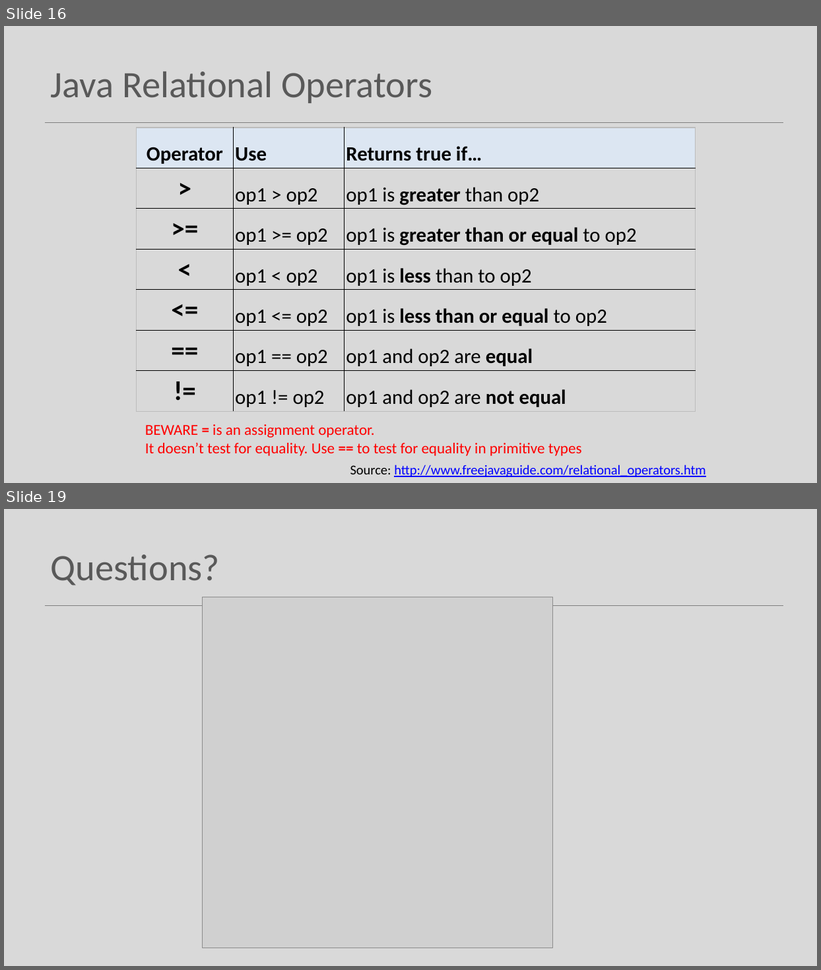
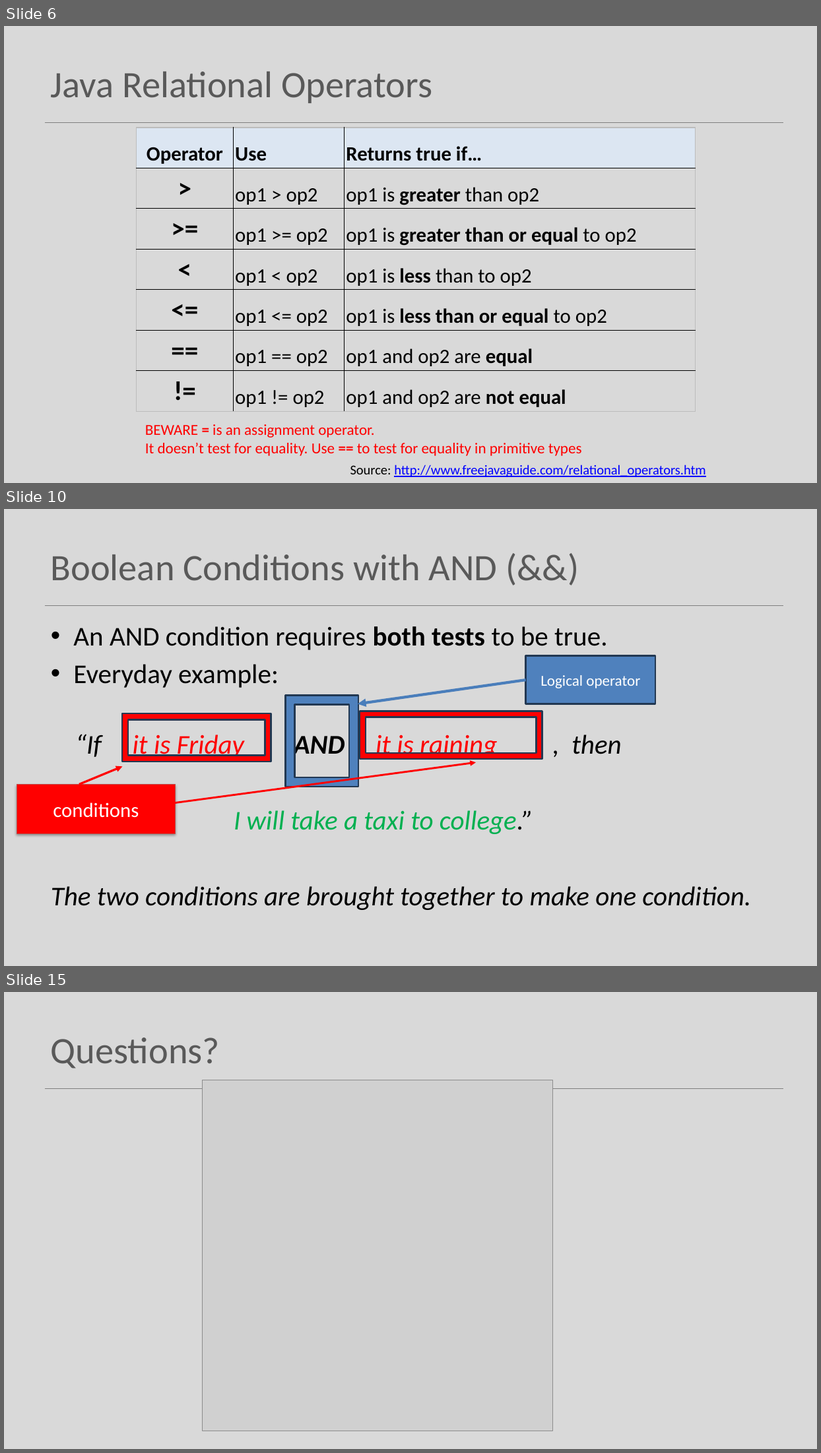
Before and after one commit to Programming-Fundamentals-SETU/prog-fund-1-sept-25, a slide deck: topic04-selection/unit-1/talk-3/c-boolean-cond.pptx. Shown one above the other, each under a label of ours: slides 16 and 19 before the commit, slides 6, 10 and 15 after it; the slides between them are not shown. The pictures are 821x970 and 821x1453 pixels, drawn with LibreOffice and Linux fonts; fonts in the diff are those of the drawing; grey boxes stand for pictures. Boxes give left, top, right and bottom in pixels: in the first picture for what was removed or moved away, otherwise in the second. Text is boxed around its words. In the diff, an @@ line names an element or a change of style, - is before the commit and + after.

```diff
--- a/topic04-selection/unit-1/talk-3/c-boolean-cond.pptx
+++ b/topic04-selection/unit-1/talk-3/c-boolean-cond.pptx
@@ slide 10 added at [4,509,817,966], background #D9D9D9; not listed: 1 template element that a slide beside it also shows @@
@@ title added at [51,555,498,581], 44 pt, text #595959 @@
+Boolean Conditions with AND (&&)
@@ text added at [51,626,751,910], 32 pt, text #000000, italic @@
+• An AND condition requires both tests to be true.
+• Everyday example:
+“If it is Friday AND it is raining , then
+I will take a taxi to college.”
+The two conditions are brought together to make one condition.
@@ rectangle added at [526,656,656,704], fill #4F81BD, outline #233953 2 pt, 18 pt, text #FFFFFF @@
+Logical operator
@@ arrow added from (526, 681) to (358, 704), #4B7EBC 3.25 pt @@
@@ frame added at [286,695,358,787], fill #4F81BD, outline #233953 2 pt @@
@@ frame added at [122,714,271,762], fill #FF0000, outline #233953 2 pt @@
@@ frame added at [360,711,543,759], fill #FF0000, outline #233953 2 pt @@
@@ arrow added from (174, 803) to (476, 762), #FF0000 2.25 pt @@
@@ rectangle added at [17,785,176,834], fill #FF0000, outline #BF4C48 0.75 pt, 24 pt, text #FFFFFF @@
+conditions
@@ arrow added from (79, 785) to (122, 766), #FF0000 2.5 pt @@
@@ what was slide 16 is now slide 6 @@
@@ what was slide 19 is now slide 15 @@
```
Also in this commit, not shown: 2 slides changed, 10 other slides added, 15 slides removed, 4 other files.
